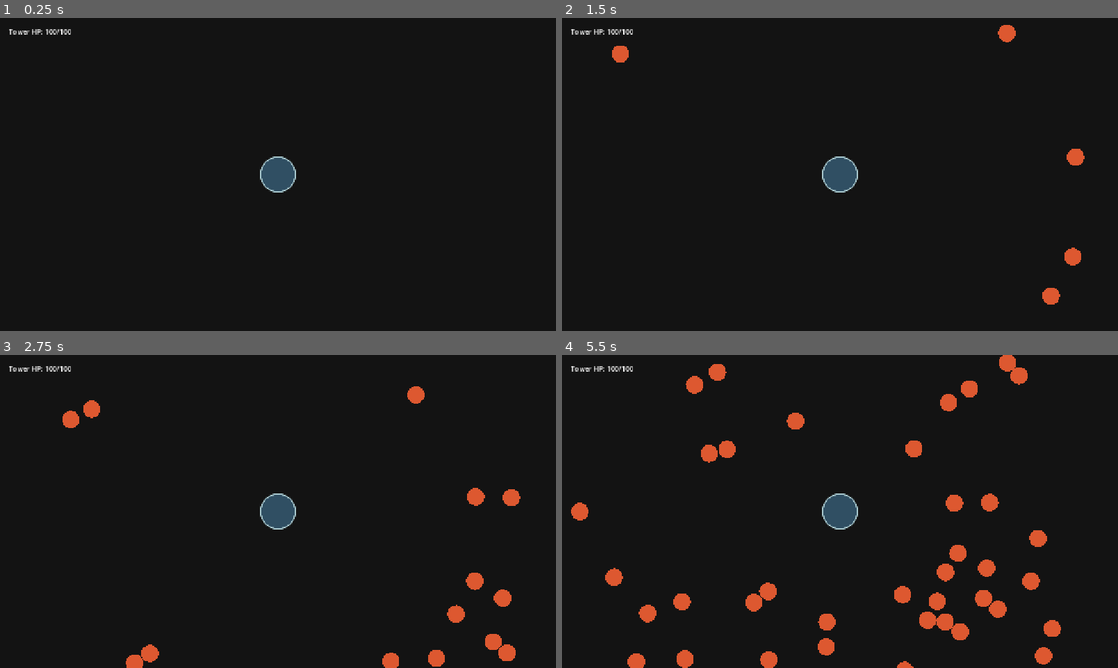
Above: before the commit, frames 1-4 (two rows, left to right).
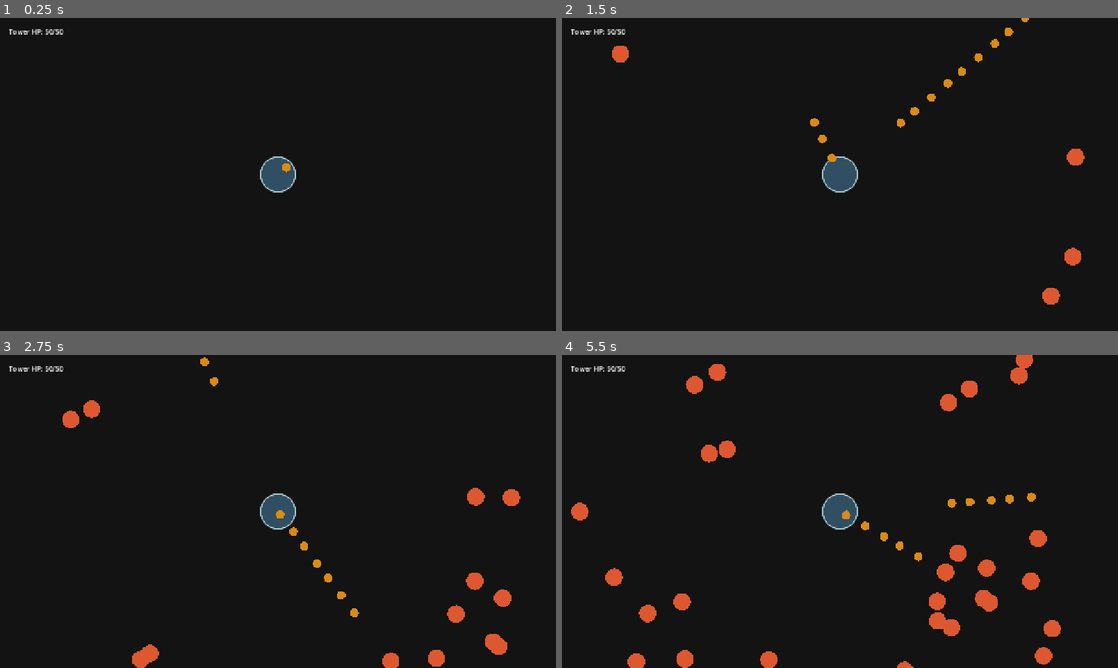
Above: after the commit, the same moments.

Repository: DennisRas/TowerDefenseWithCards
Game: Godot game, scene res://scenes/main.tscn
The game is run twice, just before and just after one commit, with the same random seed, the same clock (stepped at 60 frames per second) and the same inputs.
Inputs:
- Up to frame 1 (0.25 s): no input
- Up to frame 2 (1.5 s): tap Enter (ui_accept) at 0.5, 0.77 s
- Up to frame 3 (2.75 s): tap Enter (ui_accept) at 1.52 s
- Up to frame 4 (5.5 s): tap Enter (ui_accept) at 3.02, 3.77, 4.52 s

The runs differ from the first frame. In frame 1, less than 0.1% of the frame differs, in the area x 8-53%, y 3-50%; in frame 2, 0.5%; in frame 3, 0.7%; in frame 4, 2.2%, in the area x 8-86%, y 0-96%.

Commit message:
Add working projectiles

Diff:
--- a/scenes/arena.tscn
+++ b/scenes/arena.tscn
@@ -2,7 +2,6 @@
 
 [ext_resource type="PackedScene" uid="uid://csgc5odhpgivy" path="res://scenes/tower.tscn" id="1_444vf"]
 [ext_resource type="PackedScene" uid="uid://cpft4ic0opq8f" path="res://scenes/enemy.tscn" id="1_olpmc"]
-[ext_resource type="Script" uid="uid://c735w5fv64qvh" path="res://scripts/tower.gd" id="2_27ga2"]
 [ext_resource type="Script" uid="uid://bijyjltvnj04h" path="res://scripts/spawner.gd" id="4_xdvfk"]
 
 [node name="Arena" type="Node2D" unique_id=842938838]
@@ -12,7 +11,6 @@
 [node name="Projectiles" type="Node2D" parent="." unique_id=1640831846]
 
 [node name="Tower" parent="." unique_id=953788938 instance=ExtResource("1_444vf")]
-script = ExtResource("2_27ga2")
 
 [node name="Spawner" type="Node2D" parent="." unique_id=2059444154]
 script = ExtResource("4_xdvfk")
--- a/scenes/enemy.tscn
+++ b/scenes/enemy.tscn
@@ -6,6 +6,8 @@
 radius = 20.0
 
 [node name="Enemy" type="CharacterBody2D" unique_id=778691474]
+collision_layer = 2
+collision_mask = 5
 script = ExtResource("1_7p1mj")
 
 [node name="CollisionShape2D" type="CollisionShape2D" parent="." unique_id=59747612]
--- /dev/null
+++ b/scenes/projectile.tscn
@@ -0,0 +1,15 @@
+[gd_scene format=3 uid="uid://b0gorkvnr3guh"]
+
+[ext_resource type="Script" uid="uid://dj2rovbp13d1x" path="res://scripts/projectile.gd" id="1_c8fcr"]
+
+[sub_resource type="CircleShape2D" id="CircleShape2D_a2djh"]
+
+[node name="Projectile" type="Area2D" unique_id=1347253781]
+collision_layer = 4
+collision_mask = 2
+script = ExtResource("1_c8fcr")
+
+[node name="CollisionShape2D" type="CollisionShape2D" parent="." unique_id=1617438140]
+shape = SubResource("CircleShape2D_a2djh")
+
+[connection signal="body_entered" from="." to="." method="_on_body_entered"]
--- a/scenes/tower.tscn
+++ b/scenes/tower.tscn
@@ -1,9 +1,21 @@
 [gd_scene format=3 uid="uid://csgc5odhpgivy"]
+
+[ext_resource type="Script" uid="uid://c735w5fv64qvh" path="res://scripts/tower.gd" id="1_2x682"]
+[ext_resource type="PackedScene" uid="uid://b0gorkvnr3guh" path="res://scenes/projectile.tscn" id="2_ay4al"]
 
 [sub_resource type="CircleShape2D" id="CircleShape2D_7j8ug"]
 radius = 40.0
 
 [node name="Tower" type="StaticBody2D" unique_id=953788938]
+collision_mask = 2
+script = ExtResource("1_2x682")
+projectile_scene = ExtResource("2_ay4al")
 
 [node name="CollisionShape2D" type="CollisionShape2D" parent="." unique_id=16373942]
 shape = SubResource("CircleShape2D_7j8ug")
+
+[node name="ShootTimer" type="Timer" parent="." unique_id=1176728158]
+wait_time = 0.094
+autostart = true
+
+[connection signal="timeout" from="ShootTimer" to="." method="_on_shoot_timer_timeout"]
--- a/scripts/enemy.gd
+++ b/scripts/enemy.gd
@@ -2,8 +2,25 @@
 
 @export var speed := 70.0
 @export var damage := 10.0
+@export var max_hp := 10.0
 
+var current_hp: float
 var target: Node2D = null
+
+func _ready() -> void:
+	current_hp = max_hp
+	queue_redraw()
+
+func take_damage(amount: float):
+	current_hp = max(0, current_hp - amount)
+
+	print("Enemy hit for: ", amount)
+
+	if current_hp <= 0:
+		destroy()
+
+func destroy():
+	queue_free()
 
 func _physics_process(delta: float) -> void:
 	if target:
@@ -22,6 +39,3 @@
 
 func _draw() -> void:
 	draw_circle(Vector2.ZERO, 20, Color(0.867, 0.345, 0.188, 1.0))
-
-func _ready() -> void:
-	queue_redraw()
--- /dev/null
+++ b/scripts/projectile.gd
@@ -0,0 +1,22 @@
+extends Area2D
+
+@export var speed = 500.0
+@export var damage = 10.0
+@export var size = 10.0
+
+var direction := Vector2.ZERO
+
+func _ready():
+	queue_redraw()
+
+func _physics_process(delta: float) -> void:
+	position += direction * speed * delta
+
+func _draw() -> void:
+	print("DRAW PROJECTILE")
+	draw_circle(Vector2.ZERO, size, Color(0.859, 0.541, 0.085, 1.0))
+
+func _on_body_entered(body):
+	if body.has_method("take_damage"):
+		body.take_damage(damage)
+		queue_free()
--- a/scripts/tower.gd
+++ b/scripts/tower.gd
@@ -1,13 +1,48 @@
 extends StaticBody2D
+
+@export var projectile_scene: PackedScene
+@export var max_hp := 50
+
+var current_hp: int
 
 signal health_changed(current_hp, max_hp)
 
-@export var max_hp := 100
-var current_hp: int
+@onready var enemies = $"../Enemies"
 
 func _ready() -> void:
 	current_hp = max_hp
 	queue_redraw()
+
+func _on_shoot_timer_timeout():
+	var enemy = get_closest_enemy()
+
+	if enemy:
+		shoot(enemy)
+
+func get_closest_enemy():
+	var closest = null
+	var distance = INF
+
+	for enemy in enemies.get_children():
+		var d = global_position.distance_to(enemy.global_position)
+
+		if d < distance:
+			distance = d
+			closest = enemy
+
+	return closest
+
+func shoot(enemy):
+	var projectile: Area2D = projectile_scene.instantiate()
+
+	get_parent().get_node("Projectiles").add_child(projectile)
+
+	projectile.global_position = global_position + projectile.direction * 60
+	projectile.z_index = 10
+
+	projectile.direction = (
+		global_position.direction_to(enemy.global_position)
+	)
 
 func take_damage(amount: int):
 	current_hp = max(0, current_hp - amount)
Not shown, added: scripts/projectile.gd.uid
